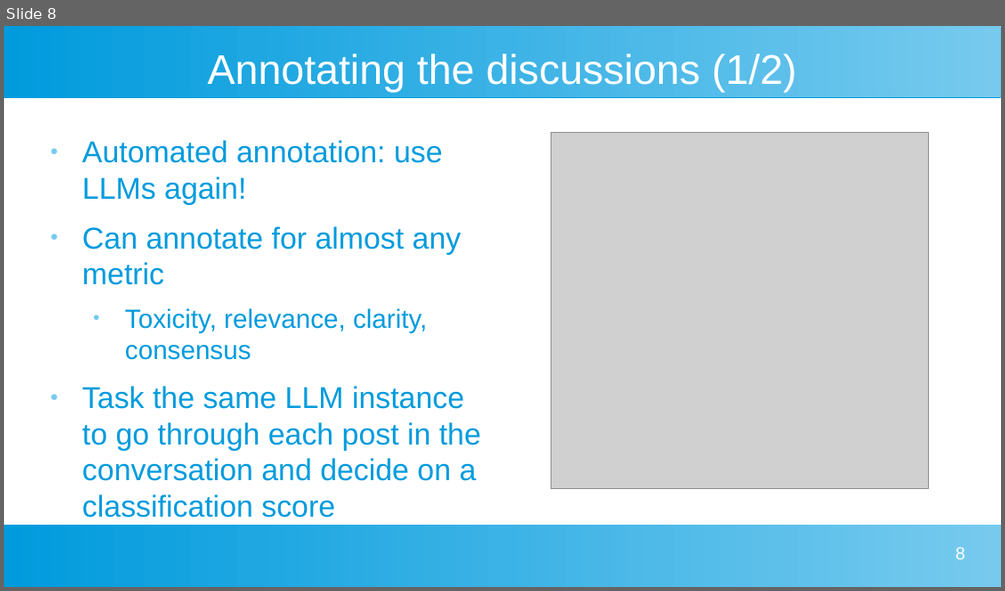
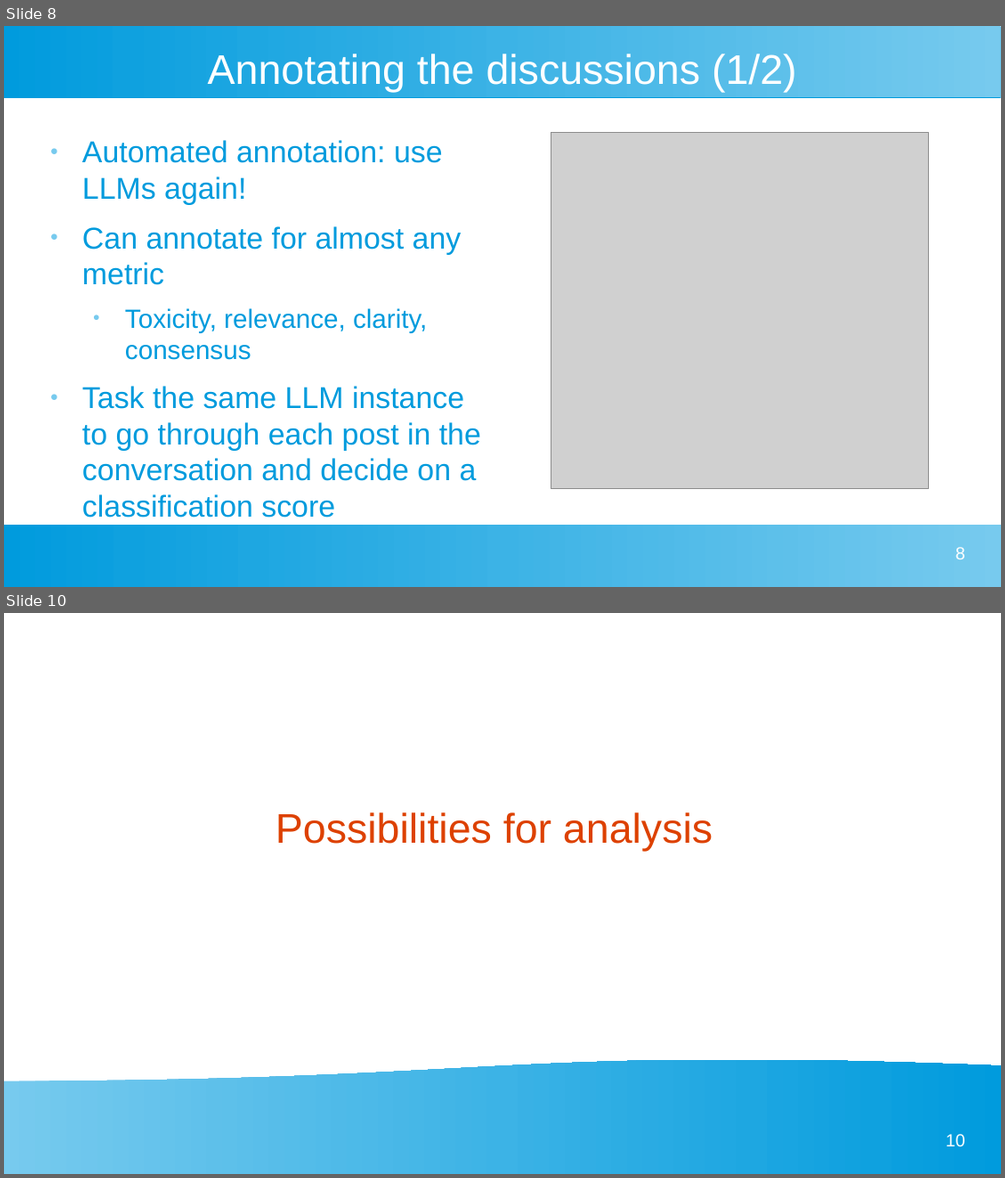
Before and after one commit to dimits-ts/llm_moderation_research, a slide deck: presentations/project_goals.odp. Shown one above the other, each under a label of ours: slide 8 before the commit, slides 8 and 10 after it; the slides between them are not shown. The pictures are 1005x591 and 1005x1178 pixels, drawn with LibreOffice and Linux fonts; fonts in the diff are those of the drawing; grey boxes stand for pictures. Boxes give left, top, right and bottom in pixels: in the first picture for what was removed or moved away, otherwise in the second. Text is boxed around its words. In the diff, an @@ line names an element or a change of style, - is before the commit and + after.

```diff
--- a/presentations/project_goals.odp
+++ b/presentations/project_goals.odp
@@ slide 10 added at (x1=4, y1=613, x2=1001, y2=1174), background #FFFFFF @@
@@ title added at (x1=275, y1=812, x2=712, y2=851), 33 pt, text #DD4100 @@
+Possibilities for analysis
@@ flow chart document added at (x1=4, y1=1058, x2=1001, y2=1174), fill gradient #77CAEE to #75C9EE to #73C9ED to #71C8ED to #6FC7ED to #6EC6ED @@
@@ page number added at (x1=946, y1=1134, x2=965, y2=1147), 14 pt, text #FFFFFF @@
+10
```
Also in this commit, not shown: 2 slides changed, 7 other slides added, 3 slides removed, 2 other files.
